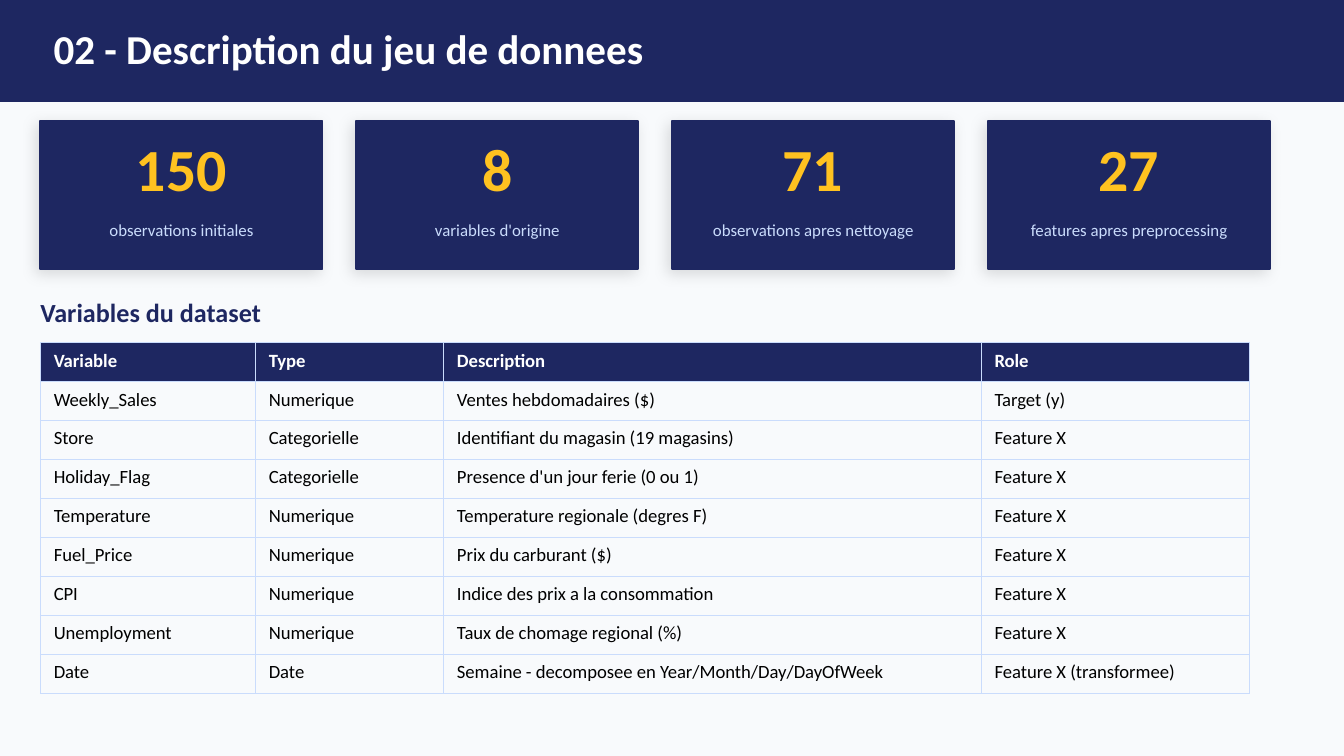
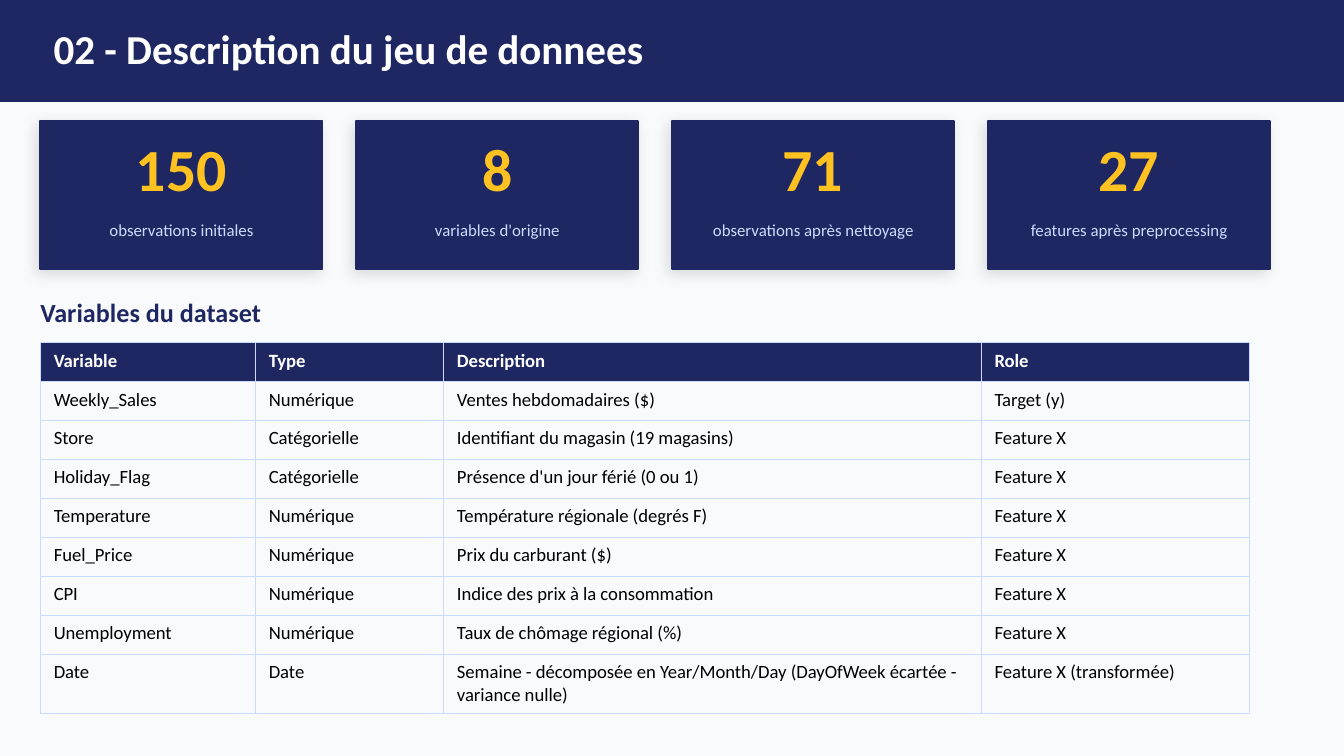
Before and after one commit to AichaFa/2-Projets-Fullstack, a slide deck: slide 4 of 3-Apprentissage automatique/1-soldes Walmart/Walmart_Presentation.pptx. Drawn at 1344x756 pixels with LibreOffice and Linux fonts; fonts in the diff are those of the drawing. Boxes give left, top, right and bottom in pixels: in the first picture for what was removed or moved away, otherwise in the second. Text is boxed around its words. In the diff, an @@ line names an element or a change of style, - is before the commit and + after.

Commit message:
Mise à jour du projet Walmart : finalisation du prétraitement et des modèles

```diff
--- a/3-Apprentissage automatique/1-soldes Walmart/Walmart_Presentation.pptx
+++ b/3-Apprentissage automatique/1-soldes Walmart/Walmart_Presentation.pptx
@@ text at (x1=713, y1=224, x2=913, y2=239): text changed @@
-observations apres nettoyage
+observations après nettoyage
@@ text at (x1=1031, y1=224, x2=1227, y2=239): text changed @@
-features apres preprocessing
+features après preprocessing
@@ table at (x1=40, y1=343, x2=1250, y2=712) @@
-row 2, column 2: Numerique
+row 2, column 2: Numérique
-row 3, column 2: Categorielle
+row 3, column 2: Catégorielle
-row 4, column 2: Categorielle
+row 4, column 2: Catégorielle
-row 4, column 3: Presence d'un jour ferie (0 ou 1)
+row 4, column 3: Présence d'un jour férié (0 ou 1)
-row 5, column 2: Numerique
+row 5, column 2: Numérique
-row 5, column 3: Temperature regionale (degres F)
+row 5, column 3: Température régionale (degrés F)
-row 6, column 2: Numerique
+row 6, column 2: Numérique
-row 7, column 2: Numerique
+row 7, column 2: Numérique
-row 7, column 3: Indice des prix a la consommation
+row 7, column 3: Indice des prix à la consommation
-row 8, column 2: Numerique
+row 8, column 2: Numérique
-row 8, column 3: Taux de chomage regional (%)
+row 8, column 3: Taux de chômage régional (%)
-row 9, column 3: Semaine - decomposee en Year/Month/Day/DayOfWeek
+row 9, column 3: Semaine - décomposée en Year/Month/Day (DayOfWeek écartée - variance nulle)
-row 9, column 4: Feature X (transformee)
+row 9, column 4: Feature X (transformée)
```
Also in this commit, not shown: 10 other slides changed, 1 slide added, 4 other files.
